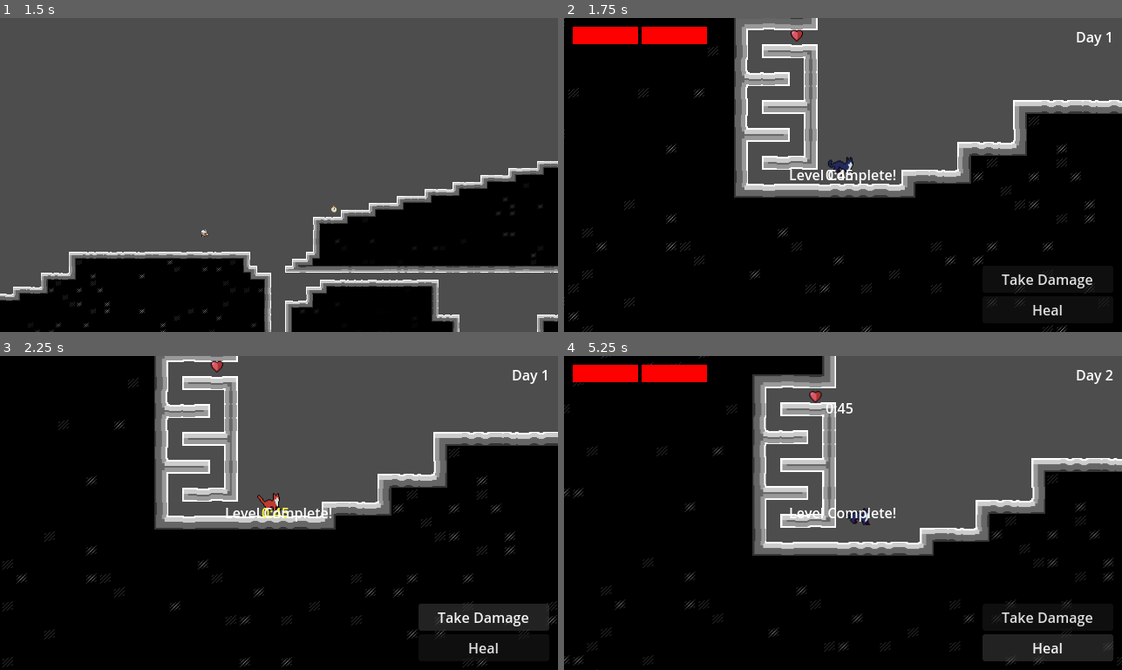
Above: before the commit, frames 1-4 (two rows, left to right).
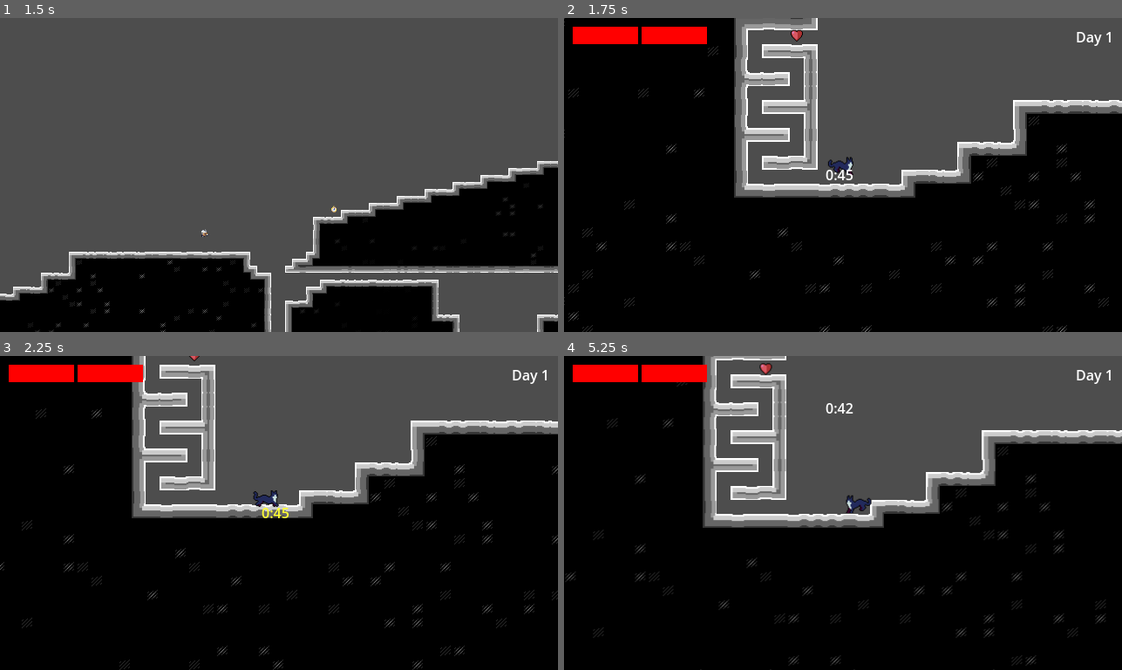
Above: after the commit, the same moments.

Repository: EmperorCookie/groundhogvania
Game: Godot game, scene res://menu/main_menu.tscn
The game is run twice, just before and just after one commit, with the same random seed, the same clock (stepped at 60 frames per second) and the same inputs. Sound files missing from this copy of the repository are replaced by a short silence.
Inputs (mouse positions are in pixels of both pictures, inside the frame that each line leads up to):
- Up to frame 1 (1.5 s): click "Start" at 0.5 s; hold Right (player_right) from 1.28 s (still down); tap Shift (player_dash) at 1.35 s
- Up to frame 2 (1.75 s): keep holding Right (player_right); tap Space (player_jump) at 1.52 s
- Up to frame 3 (2.25 s): release Right (player_right) at 2 s; click (485, 616) at 2 s, where only the run before the commit has a clickable "Take Damage"
- Up to frame 4 (5.25 s): click (1049, 648) at 2.75 s, where only the run before the commit has a clickable "Heal"; hold Right (player_right) 3.53-4.28 s; tap Shift (player_dash) at 3.6, 4.35, 5.1 s; tap Space (player_jump) at 3.77 s; hold Left (player_left) 4.28-5.03 s; hold Right (player_right) from 5.03 s (still down)

Frame 1 is identical in both runs. In frame 2, 0.7% of the frame differs, in the area x 40-95%, y 48-95%; in frame 3, 20%; in frame 4, 25%, in the area x 0-100%, y 0-100%.

Commit message:
Remove dev damage/heal buttons from player HUD
Deleted the DevButtons UI and related signal connections from player_hud.tscn, and removed their handler methods from player_hud.gd. Also updated preview_controller.gd to preserve LevelCompleteLabel visibility logic.

Diff:
--- a/menu/player_hud.gd
+++ b/menu/player_hud.gd
@@ -209,17 +209,6 @@
 	print("Current day: " + str(current_day))
 
 
-func _on_take_damage_btn_pressed() -> void:
-	var player = get_node("../Player")
-	player.player_take_damage()
-
-
-
-
-func _on_heal_btn_pressed() -> void:
-	var player = get_node("../Player")
-	player.player_heal()
-
 
 func _play_music() -> void:
 	# Start level music when the player is ready
--- a/menu/player_hud.tscn
+++ b/menu/player_hud.tscn
@@ -75,34 +75,6 @@
 horizontal_alignment = 1
 vertical_alignment = 1
 
-[node name="DevButtons" type="VBoxContainer" parent="Control"]
-visible = false
-layout_mode = 1
-anchors_preset = 3
-anchor_left = 1.0
-anchor_top = 1.0
-anchor_right = 1.0
-anchor_bottom = 1.0
-offset_left = -160.0
-offset_top = -76.0
-offset_right = -10.0
-offset_bottom = -10.0
-grow_horizontal = 0
-grow_vertical = 0
-
-[node name="TakeDamageBtn" type="Button" parent="Control/DevButtons"]
-layout_mode = 2
-focus_mode = 0
-text = "Take Damage"
-
-[node name="HealBtn" type="Button" parent="Control/DevButtons"]
-layout_mode = 2
-focus_mode = 0
-text = "Heal"
-
 [node name="LevelMusic" type="AudioStreamPlayer" parent="."]
 stream = ExtResource("2_kdluk")
 volume_db = -12.0
-
-[connection signal="pressed" from="Control/DevButtons/TakeDamageBtn" to="." method="_on_take_damage_btn_pressed"]
-[connection signal="pressed" from="Control/DevButtons/HealBtn" to="." method="_on_heal_btn_pressed"]
--- a/player/preview_controller.gd
+++ b/player/preview_controller.gd
@@ -55,7 +55,15 @@
 	for child in node.get_children():
 		set_node_status(child, process_mode, _visible)
 	node.process_mode = process_mode
+
+	# Only set visibility for CanvasItem/CanvasLayer nodes, but preserve certain UI elements
 	if node is CanvasItem or node is CanvasLayer:
-		node.visible = _visible
+		# Don't override visibility for the LevelCompleteLabel - it should stay invisible
+		if node.name == "LevelCompleteLabel":
+			# Keep it invisible regardless of the _visible parameter
+			node.visible = false
+		else:
+			node.visible = _visible
+
 	if _visible and node is Camera2D:
 		node.make_current()
